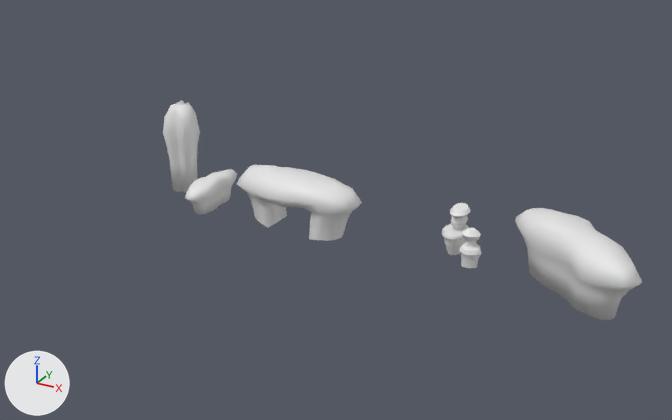
Before and after pictures for a commit that changed the Blender file Blender/rocks.blend.
Before and after are seen from a 50 mm camera at (381.0, -826.0, 435.0) aimed at (-75.0, 3.0, 21.0). The lights are fixed; the arrows at lower left show +X, +Y and +Z. Materials are left out; every surface is plain grey.

The first picture shows 'Rock', 'Rock.001', 'Rock.002', 'Rock.003', 'Rock.005', 'Rock.006'.
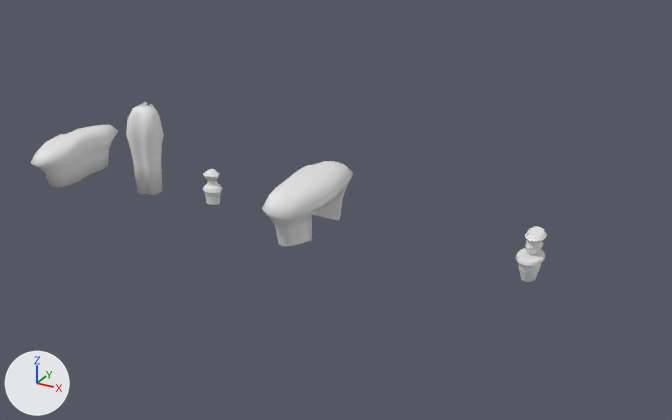
Where the change shows, as pixel boxes [x1, y1, x2, y2] in the pictures (672 x 420 px):
'Rock.006', deleted
    before: [515, 208, 643, 320]
'Rock.003', mesh turned, moved
    before: [237, 165, 362, 241]
    after: [262, 161, 353, 246]
'Rock.001', moved
    before: [163, 100, 200, 193]
    after: [126, 102, 164, 195]
'Rock', mesh rescaled, moved (66% wider, 36% taller)
    before: [185, 169, 237, 215]
    after: [31, 124, 118, 187]
'Rock.002', moved
    before: [459, 228, 481, 268]
    after: [203, 169, 222, 205]
'Rock.004', now drawn
    after: [516, 226, 547, 282]
'Rock.005', deleted
    before: [442, 203, 471, 255]

Diff of the bpy script that builds the scene:
```diff
--- a/Blender/rocks.blend.py
+++ b/Blender/rocks.blend.py
@@ me_cylinder @@
 me_cylinder.from_pydata(...)  # 144 vertices, 122 faces; spans x -17.5..14.5, y -53.4..39.5, z -3.6..32.5
 # used by ob_rock; location = (-236.1, 0.0, 0.0)
+# me_cylinder part 1: the whole mesh is scaled about its middle by 1.56, then moved by (-0.2, 4.2, 6.6)
@@ me_cylinder_001 @@
 me_cylinder_001.from_pydata(...)  # 144 vertices, 122 faces; spans x -17.3..25.0, y 5.4..50.4, z -8.6..104.4
 # used by ob_rock_001; location = (-305.7, 0.0, 0.0)
+# me_cylinder_001 part 2: the whole mesh is moved by (-1.4, -27.2, 0.0)
@@ me_cylinder_002 @@
 me_cylinder_002.from_pydata(...)  # 240 vertices, 218 faces; spans x -11.7..11.5, y -17.7..2.5, z -3.6..38.6
 # used by ob_rock_002; location = (88.3, 0.0, 0.0)
+# me_cylinder_002 part 3: the whole mesh is moved by (0.1, 7.5, 0.0)
@@ me_cylinder_003 @@
 me_cylinder_003.from_pydata(...)  # 146 vertices, 121 faces; spans x -80.0..78.0, y -40.0..21.0, z -6.0..59.0
 # used by ob_rock_003; location = (-117.2, 0.0, 0.0)
+# me_cylinder_003 part 4: the whole mesh is turned 93.5 degrees about the z axis through its middle, then moved by (4.0, 10.0, 0.0)
@@ me_cylinder_004 @@
 # used by ob_rock_004; location = (-61.8, -7.4, -13.3)
-me_cylinder_004.from_pydata(...)  # 0 vertices, 0 faces; spans empty
+me_cylinder_004.from_pydata(...)  # 374 vertices, 344 faces; spans x -14.667..13.024, y -18.164..21.055, z -6.513..45.626
+# me_cylinder_004 part 5: the whole mesh is rebuilt
@@ ob_rock @@
 ob_rock = bpy.data.objects.new('Rock', me_cylinder)
-ob_rock.location = (-236.1, 0.0, 0.0)
+ob_rock.location = (-450.6, 0.0, 0.0)
@@ ob_rock_001 @@
 ob_rock_001 = bpy.data.objects.new('Rock.001', me_cylinder_001)
-ob_rock_001.location = (-305.7, 0.0, 0.0)
+ob_rock_001.location = (-338.3, 0.0, 0.0)
@@ ob_rock_002 @@
 ob_rock_002 = bpy.data.objects.new('Rock.002', me_cylinder_002)
-ob_rock_002.location = (88.3, 0.0, 0.0)
+ob_rock_002.location = (-239.6, 0.0, 0.0)
@@ ob_rock_003 @@
 ob_rock_003 = bpy.data.objects.new('Rock.003', me_cylinder_003)
-ob_rock_003.location = (-117.2, 0.0, 0.0)
+ob_rock_003.location = (-108.1, 0.0, 0.0)
@@ ob_rock_004 @@
 ob_rock_004 = bpy.data.objects.new('Rock.004', me_cylinder_004)
-ob_rock_004.location = (-61.8, -7.4, -13.3)
+ob_rock_004.location = (149.0, 0.0, 0.0)
@@ ob_rock_005 @@
-ob_rock_005 = bpy.data.objects.new('Rock.005', me_cylinder_005)
-ob_rock_005.location = (58.1, 0.0, 0.0)
@@ ob_rock_006 @@
-ob_rock_006 = bpy.data.objects.new('Rock.006', me_cylinder_041)
-ob_rock_006.location = (190.7, 0.0, 0.0)
```
